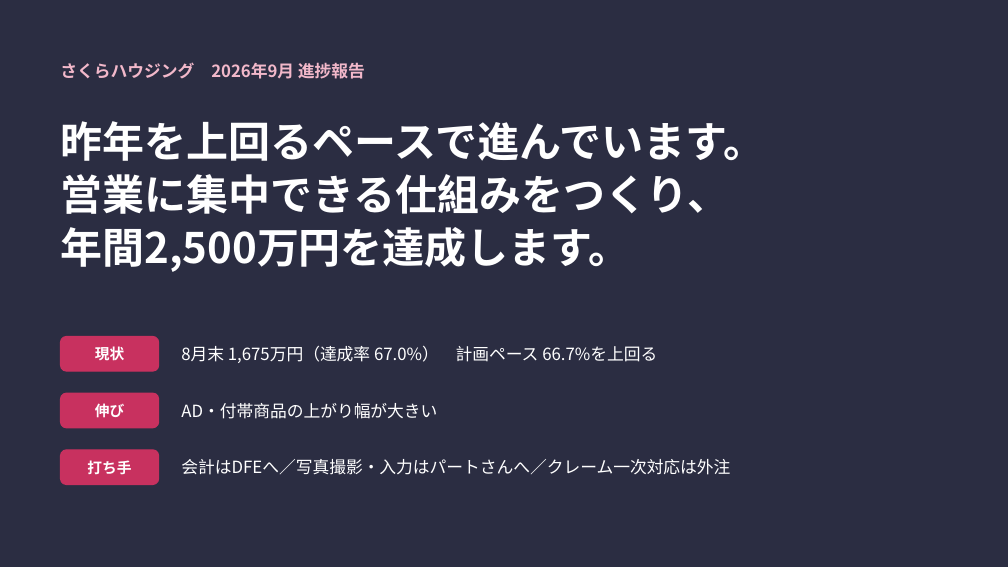
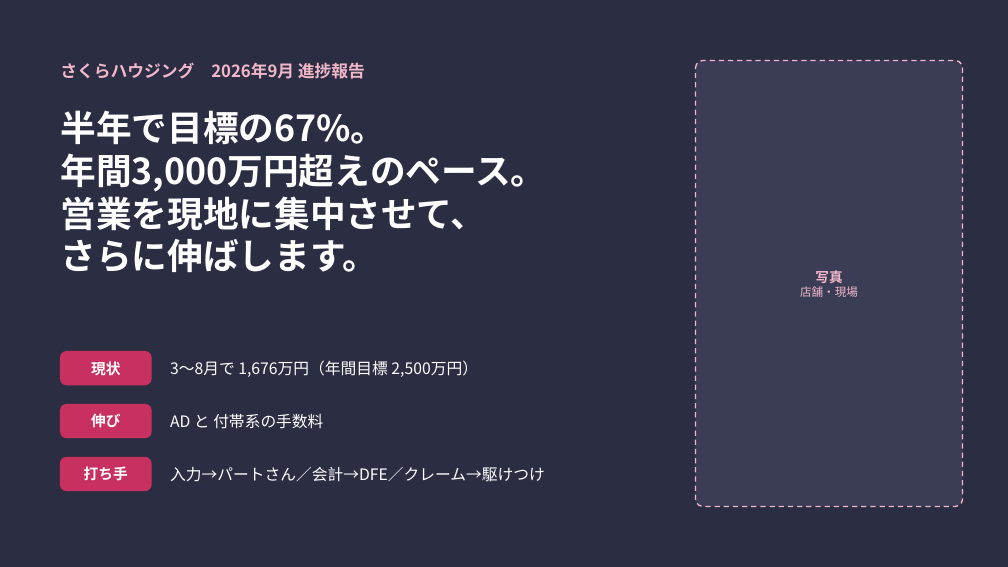
Before and after one commit to kowyandrew/-, a slide deck: slide 1 of sakura-housing-progress/さくらハウジング_進捗報告_改訂版.pptx. Drawn at 1008x567 pixels with LibreOffice and Linux fonts; fonts in the diff are those of the drawing. Boxes give left, top, right and bottom in pixels: in the first picture for what was removed or moved away, otherwise in the second. Text is boxed around its words. In the diff, an @@ line names an element or a change of style, - is before the commit and + after.

```diff
--- a/sakura-housing-progress/さくらハウジング_進捗報告_改訂版.pptx
+++ b/sakura-housing-progress/さくらハウジング_進捗報告_改訂版.pptx
@@ rounded rectangle added at bbox=[696, 60, 963, 507], fill #3A3D55, outline #F2B8CA 1.25 pt dashed @@
@@ text at bbox=[60, 110, 546, 272]: text changed; size 40 to 34 pt @@
-昨年を上回るペースで進んでいます。
-営業に集中できる仕組みをつくり、
-年間2,500万円を達成します。
+半年で目標の67%。
+年間3,000万円超えのペース。
+営業を現地に集中させて、
+さらに伸ばします。
@@ text added at bbox=[800, 270, 858, 297], 11 pt, text #F2B8CA @@
+写真
+店舗・現場
@@ text "現状": place and size @@
-text "現状" at bbox=[95, 346, 124, 360]
+text "現状" at bbox=[91, 361, 120, 375]
@@ proportions changed in 3 elements at bbox=[60, 457, 151, 491], bbox=[60, 405, 151, 438], bbox=[60, 352, 151, 385] @@
@@ rounded rectangle: place and size @@
-rounded rectangle at bbox=[60, 337, 159, 371]
+rounded rectangle at bbox=[60, 352, 151, 385]
@@ text at bbox=[170, 360, 478, 377]: text changed; size 16 to 15 pt @@
-8月末 1,675万円（達成率 67.0%） 計画ペース 66.7%を上回る
+3〜8月で 1,676万円（年間目標 2,500万円）
@@ text "伸び": place and size @@
-text "伸び" at bbox=[95, 403, 124, 418]
+text "伸び" at bbox=[91, 413, 120, 428]
@@ rounded rectangle: place and size @@
-rounded rectangle at bbox=[60, 393, 159, 428]
+rounded rectangle at bbox=[60, 405, 151, 438]
@@ text at bbox=[170, 413, 323, 429]: text changed; size 16 to 15 pt @@
-AD・付帯商品の上がり幅が大きい
+AD と 付帯系の手数料
@@ text "打ち手": place and size @@
-text "打ち手" at bbox=[87, 460, 131, 475]
+text "打ち手" at bbox=[84, 466, 128, 481]
@@ rounded rectangle: place and size @@
-rounded rectangle at bbox=[60, 450, 159, 485]
+rounded rectangle at bbox=[60, 457, 151, 491]
@@ text at bbox=[170, 467, 545, 482]: text changed; size 16 to 15 pt @@
-会計はDFEへ／写真撮影・入力はパートさんへ／クレーム一次対応は外注
+入力→パートさん／会計→DFE／クレーム→駆けつけ
```
Also in this commit, not shown: 3 other slides changed, 1 slide added, 1 slide removed, 3 other files.
